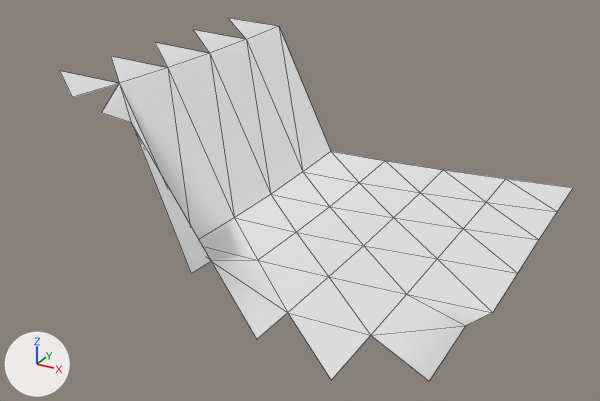
A saved change to the OBJ model models/areas/peppermill_risen/grass_-2_1.obj.
Both versions are drawn from a 50 mm lens placed at (-16.3, -71.5, 19.2), pointed at (-35.4, -36.6, 1.7). Lighting does not change. The marker at lower left points along +X, +Y and +Z. The older version comes first. Mesh edges are drawn as thin lines. Where no turn or scale is listed for an object, it has been applied to the vertices. Vertices at exactly the same position are counted once.

The older version as bpy lines, for what is in view:
```python
me_grass__2_1 = bpy.data.meshes.new('grass_-2_1')
me_grass__2_1.from_pydata(...)  # 46 vertices, 59 faces; spans x -48.0..-24.0, y -48.0..-24.0, z -0.6..7.8
ob_grass__2_1 = bpy.data.objects.new('grass_-2_1', me_grass__2_1)
ob_grass__2_1.location = (0.0, 0.0, 0.0)
```
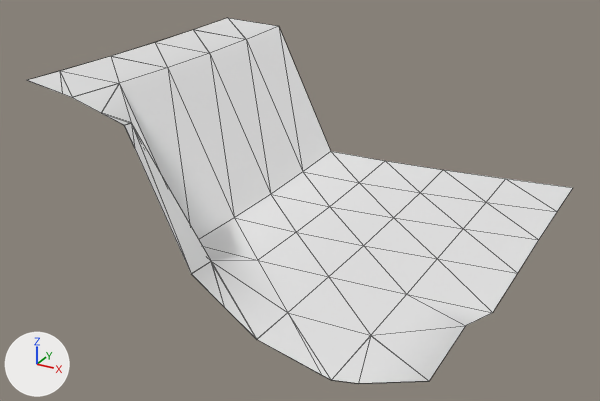
Pixel boxes [x1, y1, x2, y2] of what changed, in the pictures (600 x 401 px):
```json
{"object": "grass_-2_1", "change": "reshaped", "before": [60, 18, 572, 380], "after": [27, 18, 572, 384], "on screen": "6% wider"}
{"part": 1, "of": "me_grass__2_1", "change": "added", "after": [27, 18, 429, 384]}
```

Edits to the scene script, one JSON object a line:
```json
{"block": "me_grass__2_1", "where": "# used by ob_grass__2_1; location = (0.0, 0.0, 0.0)"}
{"op": "remove", "block": "me_grass__2_1", "code": "me_grass__2_1.from_pydata(...)  # 46 vertices, 59 faces; spans x -48.0..-24.0, y -48.0..-24.0, z -0.6..7.8"}
{"op": "add", "block": "me_grass__2_1", "code": "me_grass__2_1.from_pydata(...)  # 97 vertices, 91 faces; spans x -48.0..-24.0, y -48.0..-24.0, z -0.6..7.9"}
{"block": "me_grass__2_1", "change": "me_grass__2_1 part 1"}
{"block": "me_grass__2_1", "change": "51 vertices are added at x -48.0..-24.0, y -48.0..-24.0, z -0.1..7.9"}
{"block": "me_grass__2_1", "change": "32 new faces join them"}
```
